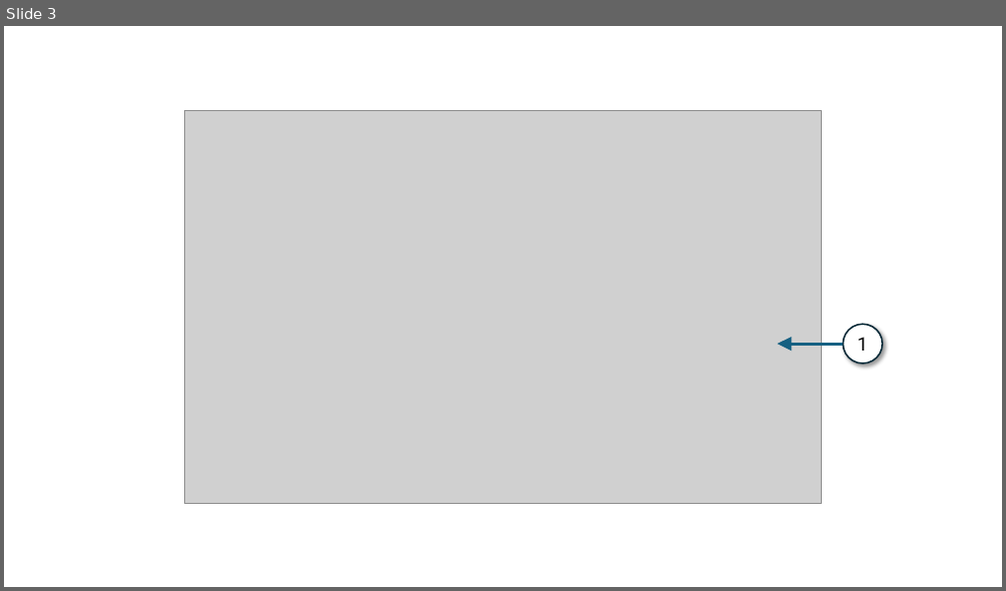
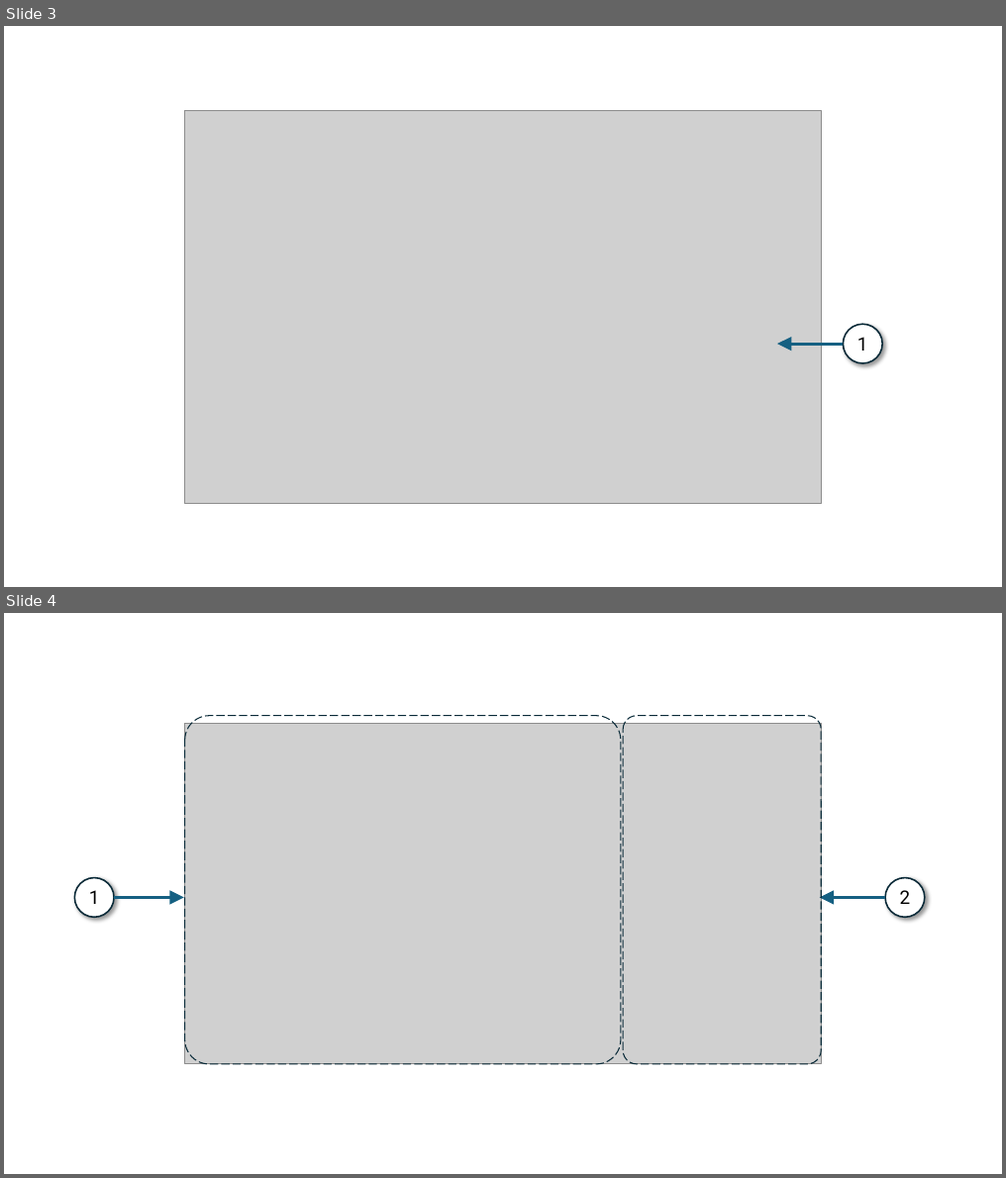
Before and after one commit to cinemascience/pycinema-readthedocs, a slide deck: docs/source/diagrams.pptx. Shown one above the other, each under a label of ours: slide 3 before the commit, slides 3 and 4 after it. The pictures are 1006x591 and 1006x1178 pixels, drawn with LibreOffice and Linux fonts; fonts in the diff are those of the drawing; grey boxes stand for pictures. Boxes give left, top, right and bottom in pixels: in the first picture for what was removed or moved away, otherwise in the second. Text is boxed around its words. In the diff, an @@ line names an element or a change of style, - is before the commit and + after.

```diff
--- a/docs/source/diagrams.pptx
+++ b/docs/source/diagrams.pptx
@@ slide 4 added at [4,613,1002,1174], background #FFFFFF @@
@@ picture added at [185,723,822,1064] @@
@@ rounded rectangle added at [185,716,621,1064], outline #092A39 1 pt dashed @@
@@ rounded rectangle added at [623,716,822,1064], outline #092A39 1 pt dashed @@
@@ ellipse added at [74,878,114,918], fill #FFFFFF, outline #092A39 1.5 pt, 18 pt, text #000000 @@
+1
@@ ellipse added at [885,878,925,918], fill #FFFFFF, outline #092A39 1.5 pt, 18 pt, text #000000 @@
+2
@@ arrow added from (114, 897) to (183, 897), #156082 2.75 pt @@
@@ arrow added from (885, 897) to (820, 897), #156082 2.75 pt @@
```
Also in this commit, not shown: 4 other files.
